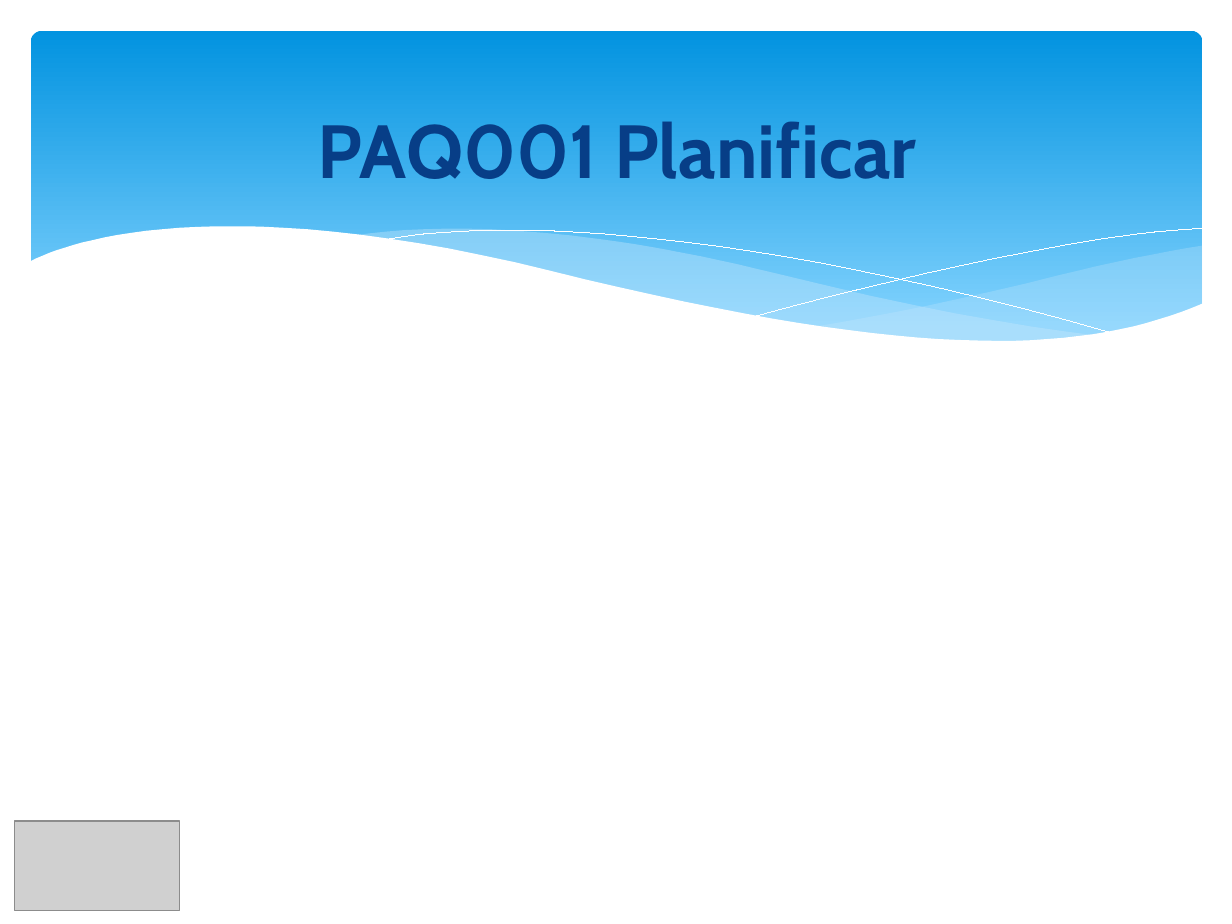
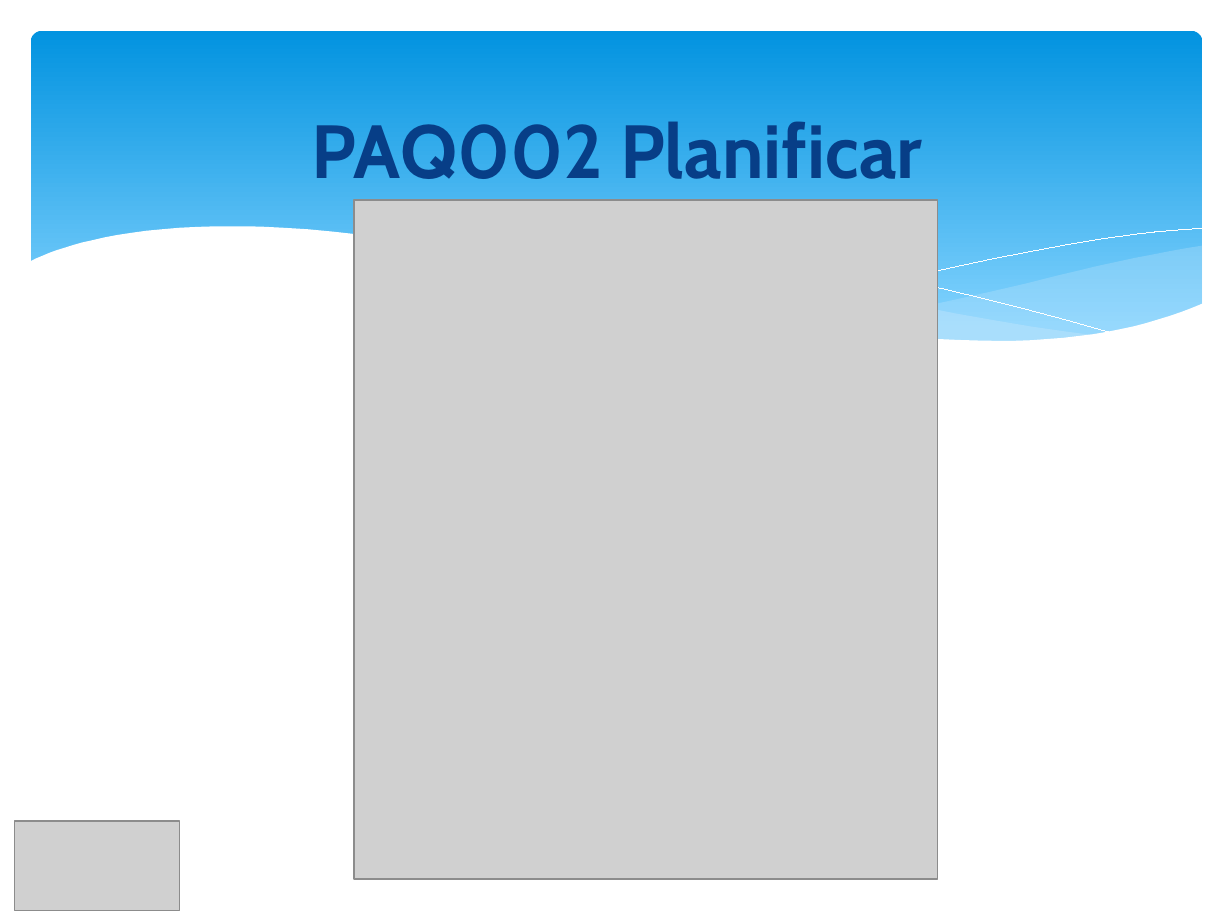
Before and after one commit to orlysemperfi/my-project-pi, a slide deck: slide 14 of PRESENTACION03-P2/PARCIAL/PPT PI2 PARCIAL.pptx (slide 12 before the commit). Drawn at 1232x924 pixels with LibreOffice and Linux fonts; fonts in the diff are those of the drawing; grey boxes stand for pictures. Boxes give left, top, right and bottom in pixels: in the first picture for what was removed or moved away, otherwise in the second. Text is boxed around its words. In the diff, an @@ line names an element or a change of style, - is before the commit and + after.

```diff
--- a/PRESENTACION03-P2/PARCIAL/PPT PI2 PARCIAL.pptx
+++ b/PRESENTACION03-P2/PARCIAL/PPT PI2 PARCIAL.pptx
@@ title at bbox=[312, 121, 922, 179]: text changed @@
-PAQ001 Planificar
+PAQ002 Planificar
@@ picture added at bbox=[354, 200, 936, 878] @@
```
Also in this commit, not shown: 11 other slides changed.
